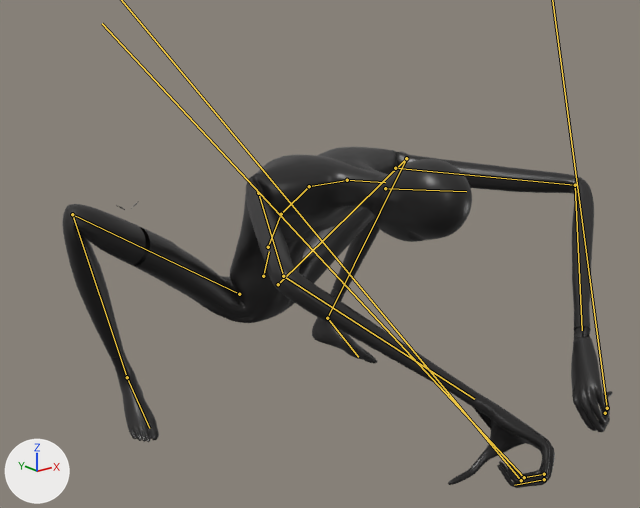
The glTF model godot-backrooms/models/entities/tall/tall_one.glb as it was, and as the next commit left it.
Rendered twice from a 50 mm lens placed at (-2.74, -3.91, 2.36), pointed at (0.14, -0.32, 0.92). Arrows for +X, +Y and +Z are at lower left; the lights stay in place. The first picture is the older version. Both versions are drawn at frame 30 of the action 'kill'; the numbers are the values there. The bones that change are drawn over the model as lines.

In view in the first picture: 'TallOne_Body', 'TallOne_Eyes_Mesh'.
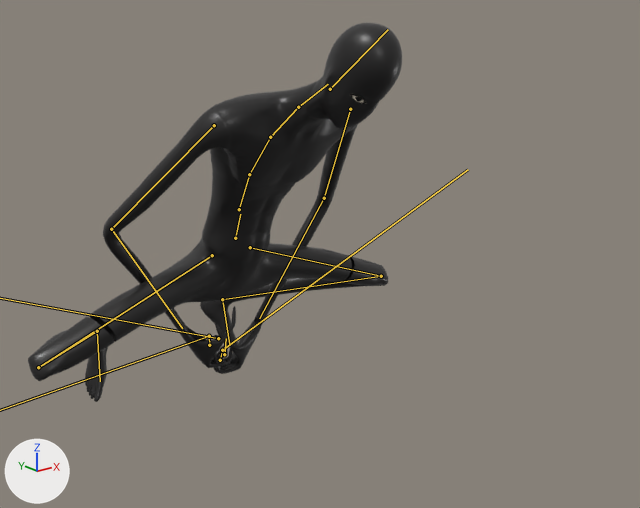
Changed parts and their boxes [x1, y1, x2, y2] in the pictures (640 x 508 px):
'TallOne_Body', posed (32% narrower, 11% taller): before [63, 147, 613, 488]; after [28, 23, 402, 402]
'TallOne_Eyes_Mesh', posed: before [116, 202, 138, 210]; after [350, 94, 367, 104]
bone 'Hips', root to tip: before (263, 276) to (269, 251); after (235, 238) to (240, 214)
bone 'LeftUpLeg', root to tip: before (278, 284) to (406, 158); after (250, 247) to (381, 276)
bone 'LeftLeg', root to tip: before (406, 158) to (327, 318); after (381, 276) to (222, 299)
bone 'LeftFoot', root to tip: before (327, 318) to (358, 357); after (222, 299) to (229, 344)
bone 'RightUpLeg', root to tip: before (239, 294) to (72, 214); after (212, 255) to (38, 367)
bone 'RightLeg', root to tip: before (72, 214) to (127, 377); after (38, 367) to (97, 331)
bone 'RightFoot', root to tip: before (127, 377) to (149, 428); after (97, 331) to (100, 381)
bone 'Spine', root to tip: before (268, 247) to (281, 214); after (239, 209) to (249, 174)
bone 'Spine1', root to tip: before (281, 214) to (309, 186); after (249, 174) to (270, 137)
bone 'Spine2', root to tip: before (309, 186) to (345, 180); after (270, 137) to (297, 108)
bone 'LeftArm', root to tip: before (395, 168) to (575, 185); after (350, 109) to (324, 198)
bone 'LeftForeArm', root to tip: before (575, 185) to (582, 330); after (324, 198) to (259, 318)
bone 'LeftHandPinky2', root to tip: before (605, 413) to (607, 408); after (220, 360) to (222, 350)
bone 'Neck', root to tip: before (347, 180) to (385, 182); after (298, 107) to (328, 84)
bone 'Head', root to tip: before (385, 188) to (466, 191); after (330, 89) to (388, 29)
bone 'RightArm', root to tip: before (258, 193) to (283, 276); after (214, 125) to (111, 229)
bone 'RightForeArm', root to tip: before (283, 276) to (474, 399); after (111, 229) to (182, 328)
bone 'RightHandMiddle2', root to tip: before (544, 479) to (514, 485); after (224, 354) to (226, 338)
bone 'RightHandPinky2', root to tip: before (544, 474) to (524, 477); after (209, 345) to (209, 336)

The edits, one by one:
Bone 'Hips' (bone_hips) moves from (0.0, -1.9, -0.08) to (0.0, -1.74, -0.36).
Bone 'LeftUpLeg' (bone_leftupleg) turns from (-11, 17, 113) to (8, -5, 65) degrees about its own x, y and z.
Bone 'LeftLeg' (bone_leftleg) turns from (11, 27, -136) to (-62, -48, -73) degrees about its own x, y and z.
Bone 'LeftFoot' (bone_leftfoot) turns from (16, -2, 11) to (24, 2, -11) degrees about its own x, y and z.
Bone 'RightUpLeg' (bone_rightupleg) turns from (-11, -17, -114) to (8, 5, -65) degrees about its own x, y and z.
Bone 'RightLeg' (bone_rightleg) turns from (10, -26, 137) to (-62, 47, 72) degrees about its own x, y and z.
Bone 'RightFoot' (bone_rightfoot) turns from (15, 1, -10) to (24, -3, 12) degrees about its own x, y and z.
Bone 'Spine' (bone_spine) turns from (17, 0, 0) to (13, 0, 0) degrees about its own x, y and z.
Bone 'Spine1' (bone_spine1) turns from (20, 0, 0) to (14, 0, 0) degrees about its own x, y and z.
Bone 'Spine2' (bone_spine2) turns from (23, 0, 0) to (12, 0, 0) degrees about its own x, y and z.
Bone 'LeftArm' (bone_leftarm) turns from (-132, 40, 18) to (-7, 1, 21) degrees about its own x, y and z.
Bone 'LeftForeArm' (bone_leftforearm) turns from (-24, 17, 70) to (43, -8, 19) degrees about its own x, y and z.
Bone 'LeftHandPinky2' (bone_lefthandpinky2) turns from (66, 0, 0) to (76, 0, 0) degrees about its own x, y and z.
Bone 'LeftHandPinky3' (bone_lefthandpinky3) turns from (60, 0, 0) to (68, 0, 0) degrees about its own x, y and z.
Bone 'Neck' (bone_neck) turns from (2, 0, 0) to (0, 0, 0) degrees about its own x, y and z.
Bone 'Head' (bone_head) turns from (-1, 0, 0) to (-7, 0, 0) degrees about its own x, y and z.
Bone 'RightArm' (bone_rightarm) turns from (-118, -53, -33) to (-8, -1, -17) degrees about its own x, y and z.
Bone 'RightForeArm' (bone_rightforearm) turns from (-7, -5, -72) to (48, 10, -22) degrees about its own x, y and z.
Bone 'RightHandMiddle2' (bone_righthandmiddle2) turns from (70, 0, 0) to (74, 0, 0) degrees about its own x, y and z.
Bone 'RightHandPinky2' (bone_righthandpinky2) turns from (66, 0, 0) to (77, 0, 0) degrees about its own x, y and z.
Bone 'RightHandPinky3' (bone_righthandpinky3) turns from (60, 0, 0) to (70, 0, 0) degrees about its own x, y and z.
Bone 'RightHandRing3' (bone_righthandring3) turns from (63, 0, 0) to (66, 0, 0) degrees about its own x, y and z.
